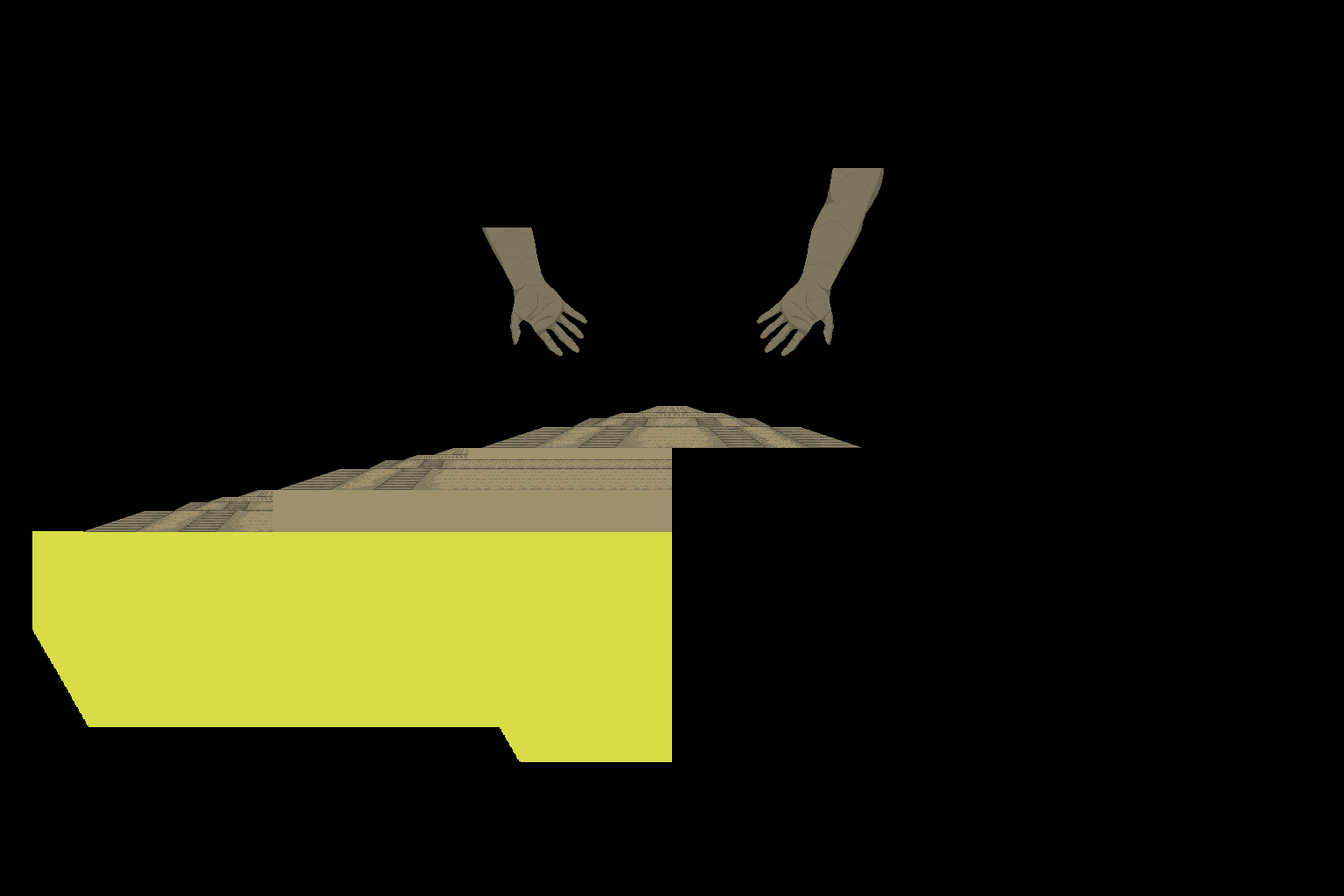
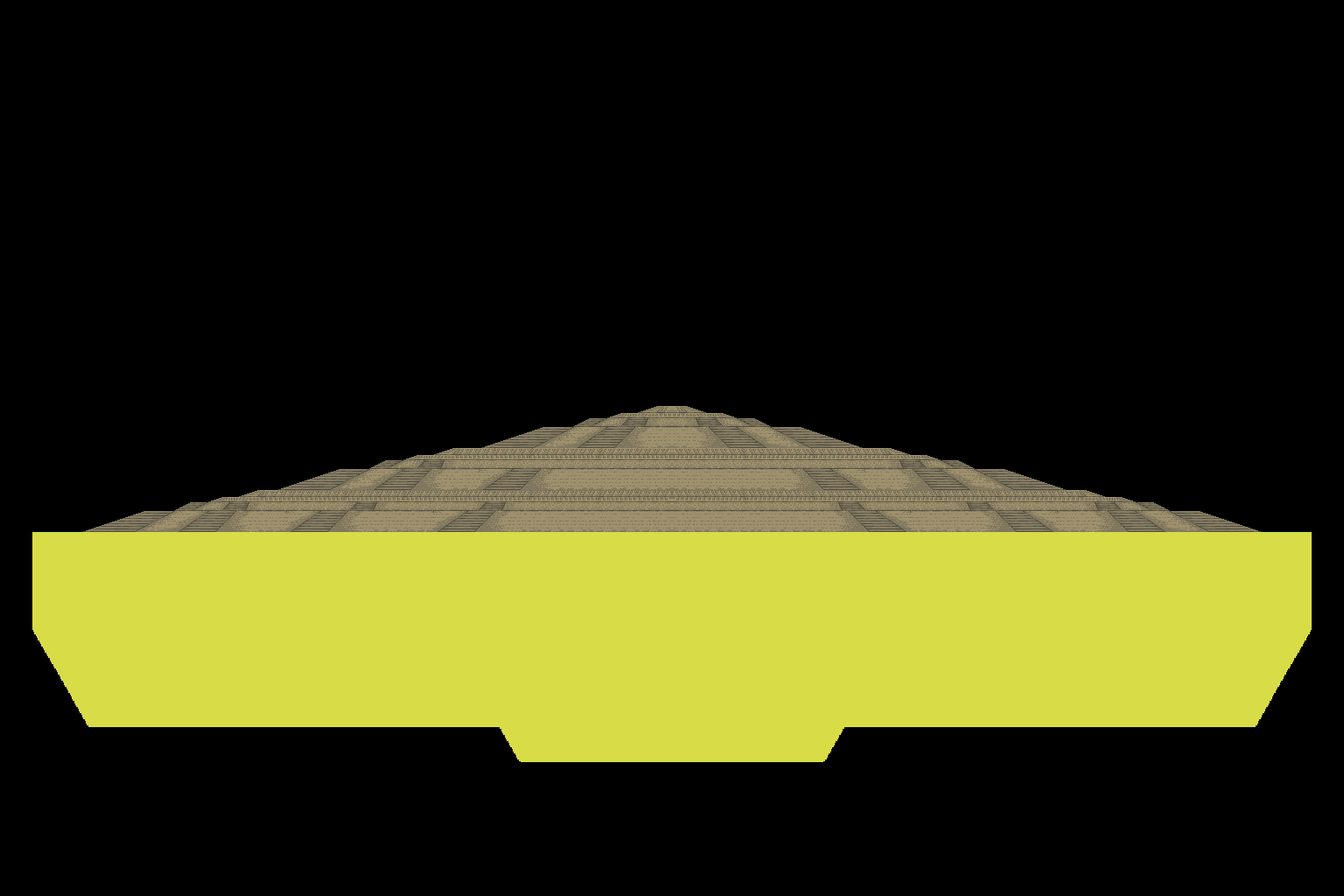
Two versions of the same layered image (1344x896). Layer-by-layer changes:
added layer "Pasted Layer" above "demonic_altar_visual.png copy #1" over bbox(272, 405, 1261, 532)
hid "demonic_altar_visual.png copy #1", painted on it over bbox(32, 167, 1312, 616)
added layer "Background copy #3" above "Background copy #2" over bbox(32, 167, 1312, 762)
hid "Background copy #2" over bbox(32, 167, 1312, 762)
